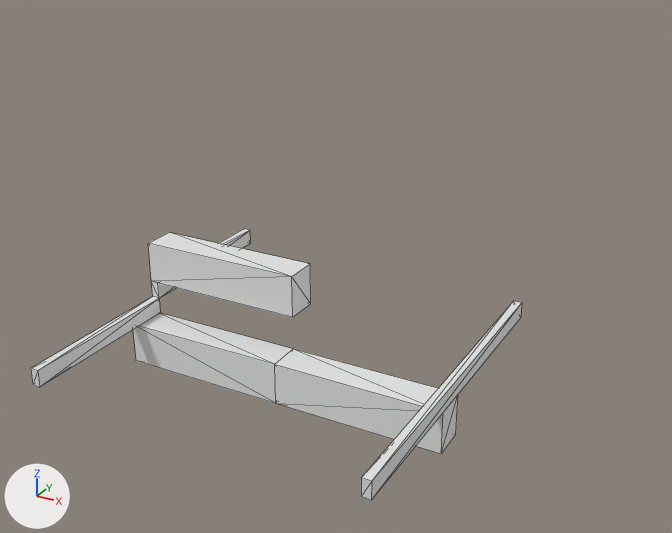
Two versions of the OBJ model Data/bmc/tiles_structure/t_062.obj, one commit apart.
Both versions are drawn from a camera (50 mm lens) standing at (1.228, -1.982, 1.225) and looking at (0.139, -0.003, 0.235). Every picture has the same lights, and +X, +Y and +Z are marked at lower left. Mesh edges are drawn as thin lines. Where no turn or scale is listed for an object, it has been applied to the vertices.

The first picture shows 't_062'.
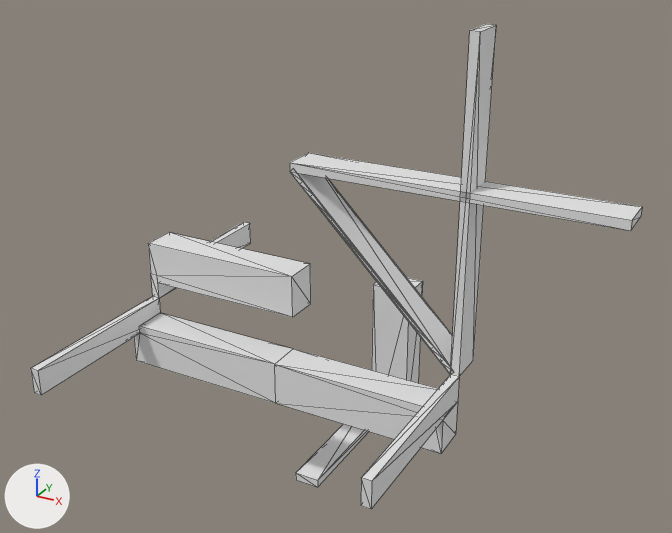
Changed parts and their boxes (x1, y1, x2, y2) in the pictures (672 x 533 px):
't_062', reshaped (24% wider, 79% taller): before (31, 229, 522, 500); after (31, 24, 642, 509)
part 1 of me_t_062, added: after (296, 278, 423, 487)
part 2 of me_t_062, built on: before (31, 229, 522, 500); after (31, 24, 642, 509)

Diff of the bpy script that builds the scene:
```diff
--- a/Data/bmc/tiles_structure/t_062.obj.py
+++ b/Data/bmc/tiles_structure/t_062.obj.py
@@ me_t_062 @@
 # used by ob_t_062; location = (0.0, 0.0, 0.0)
-me_t_062.from_pydata(...)  # 40 vertices, 72 faces; spans x -0.5..0.5, y -0.5..0.5, z -0.175..0.175
+me_t_062.from_pydata(...)  # 156 vertices, 306 faces; spans x -0.5..0.875, y -0.5..0.5, z -0.5..0.875
+# me_t_062 part 1: a new loose piece of 18 vertices spanning x 0.0..0.175, y 0.0..0.5, z -0.5..0.0
+# me_t_062 part 2
+# 13 vertices are removed from x -0.5..0.5, y -0.5..0.5, z -0.05..0.05
+# 61 faces are deleted
+# 3 vertices move from x -0.5..0.475, y -0.5..0.5, z -0.05..0.05 to x -0.475..0.5, y -0.5..0.5, z -0.075..0.075
+# 96 vertices are added at x -0.5..0.875, y -0.5..0.5, z -0.075..0.875
+# 5 new vertices lie (0.0, -0.1, 0.0) away from vertices in x -0.5..0.5, y 0.0, z -0.075..-0.05
+# 10 new vertices lie (0.059, 0.0, -0.059) away from vertices in x 0.06..0.366, y 0.0..0.1, z 0.12..0.425
+# 263 new faces join them
```
